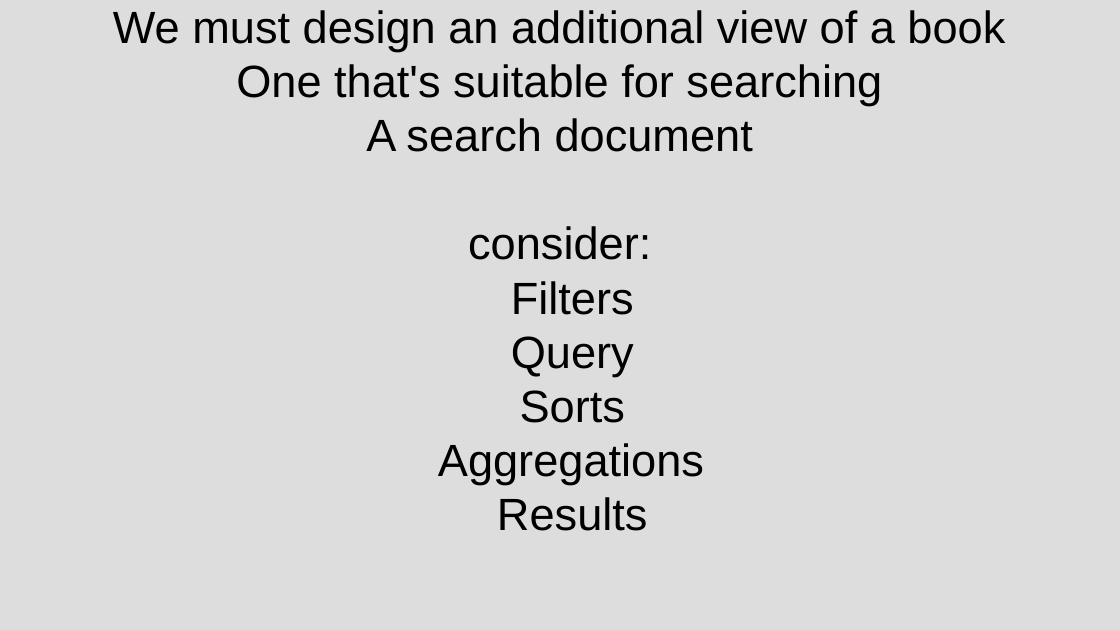
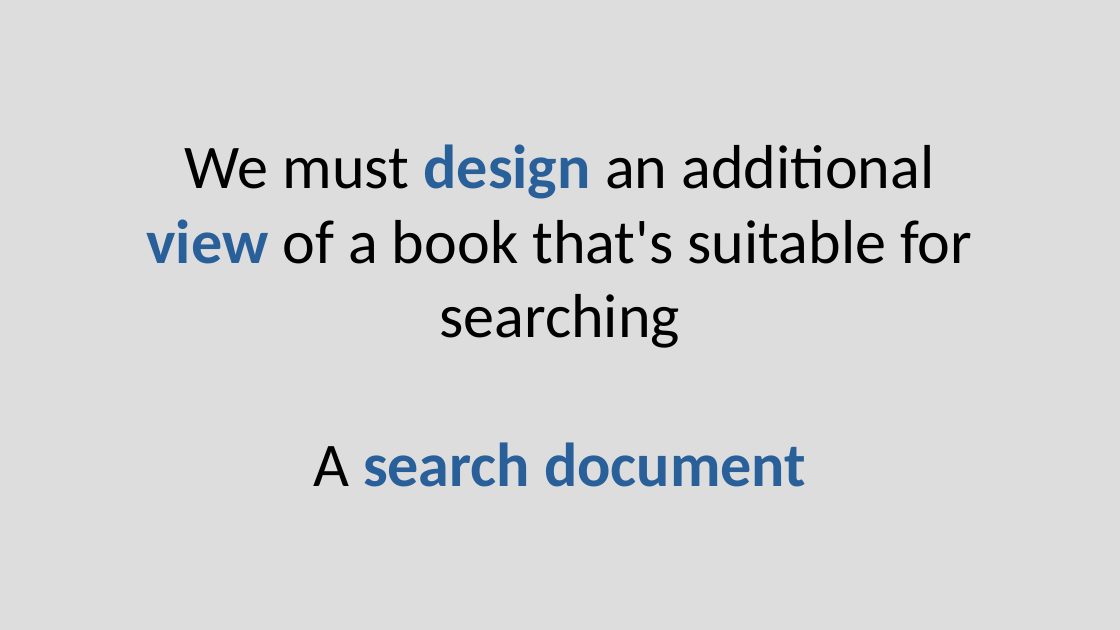
Before and after one commit to chriscressman/architecting-a-search-feature, a slide deck: slide 43 of presentation.odp (slide 51 before the commit). Drawn at 1120x630 pixels with LibreOffice and Linux fonts; fonts in the diff are those of the drawing. Boxes give left, top, right and bottom in pixels: in the first picture for what was removed or moved away, otherwise in the second. Text is boxed around its words. In the diff, an @@ line names an element or a change of style, - is before the commit and + after.

```diff
--- a/presentation.odp
+++ b/presentation.odp
@@ subtitle "We must design an additional": place and size @@
-subtitle "We must design an additional" at (113, 10, 1005, 531)
+subtitle "We must design an additional" at (146, 144, 972, 487)
@@ subtitle at (146, 144, 972, 348): text changed; size 32 to 44 pt; font Arial to Calibri @@
-We must design an additional view of a book
-One that's suitable for searching
+We must design an additional
+view of a book that's suitable for searching
@@ subtitle at (438, 226, 704, 531): paragraphs removed @@
-consider:
-Filters
-Query
-Sorts
-Aggregations
-Results
@@ subtitle at (313, 442, 806, 487): size 32 to 44 pt, font Arial to Calibri in "A search document"; text colour #000000 to #2A6099, bold on in "search document" @@
```
Also in this commit, not shown: 19 other slides changed, 16 slides added, 13 slides removed.
